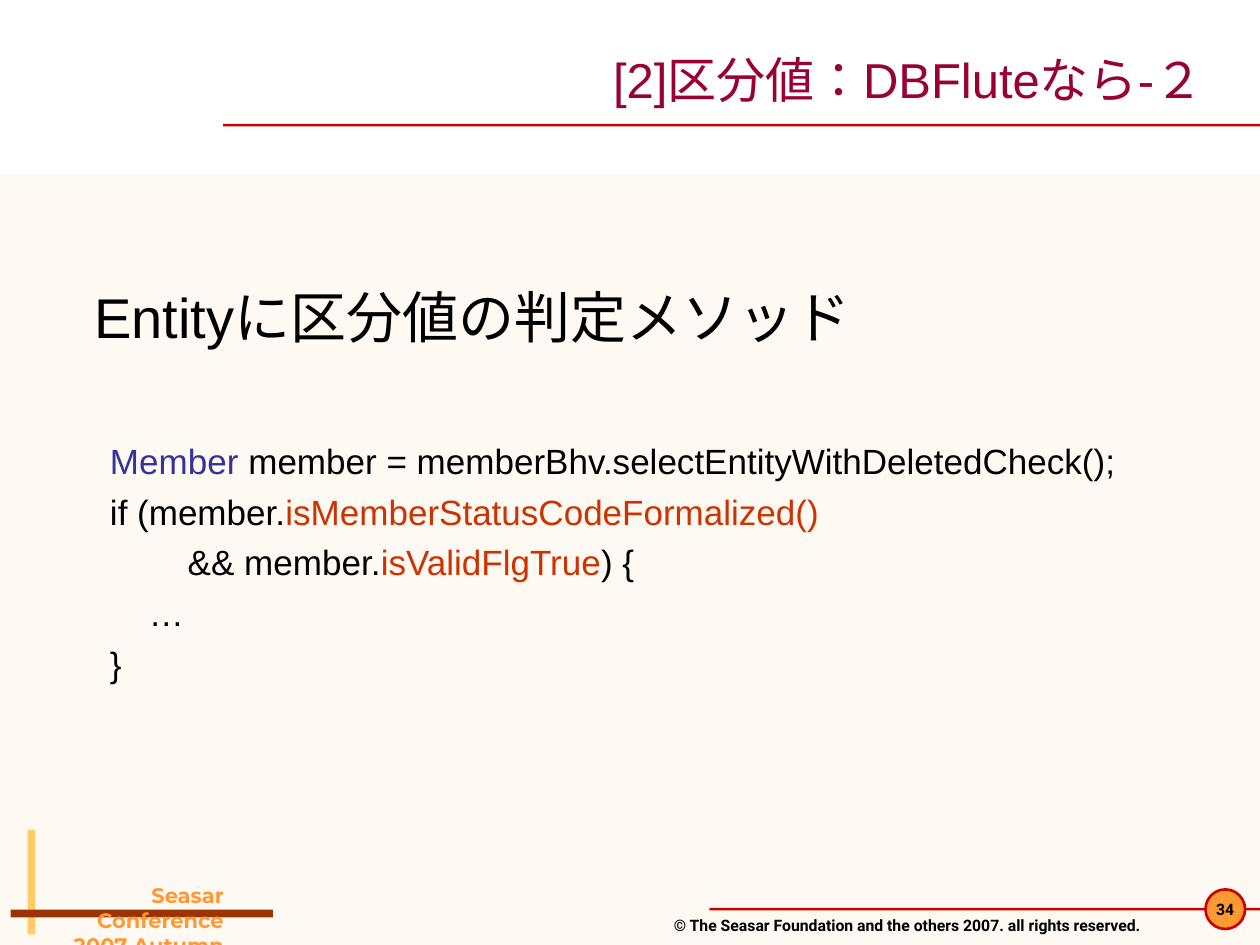
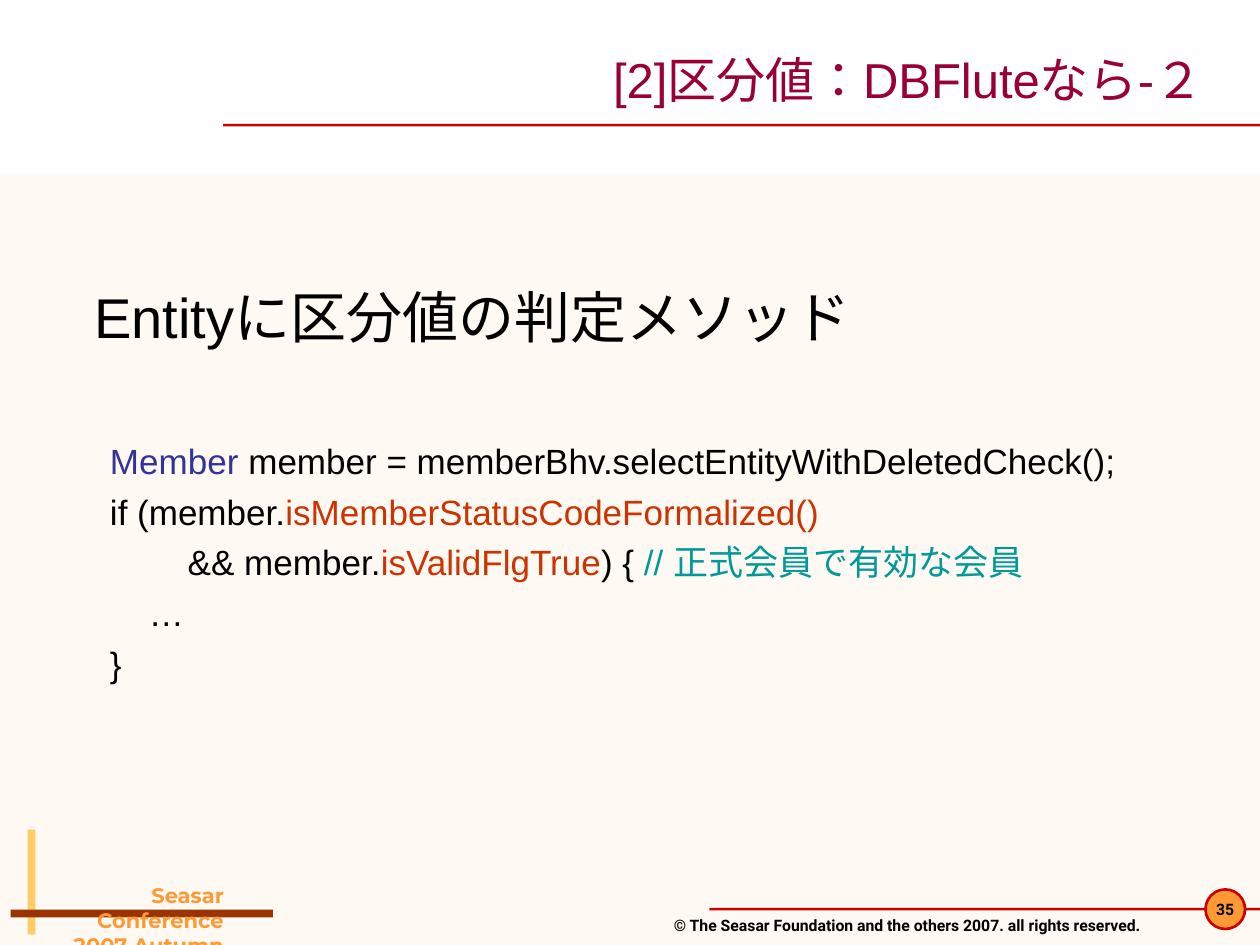
Before and after one commit to seasarorg/dbflute, a slide deck: slide 35 of dbflute/etc/doc/pres/sc2007a_2-DBFlute.ppt (slide 34 before the commit). Drawn at 1260x945 pixels with LibreOffice and Linux fonts; fonts in the diff are those of the drawing; background and template pictures are left out. Boxes give left, top, right and bottom in pixels: in the first picture for what was removed or moved away, otherwise in the second. Text is boxed around its words. In the diff, an @@ line names an element or a change of style, - is before the commit and + after.

```diff
--- a/dbflute/etc/doc/pres/sc2007a_2-DBFlute.ppt
+++ b/dbflute/etc/doc/pres/sc2007a_2-DBFlute.ppt
@@ text at (244, 545, 1024, 582): text changed @@
-  && member.isValidFlgTrue) {
+  && member.isValidFlgTrue) { // 正式会員で有効な会員
@@ page number at (1216, 903, 1234, 915): text changed @@
-34
+35
```
Also in this commit, not shown: 18 other slides changed, 3 slides added.
